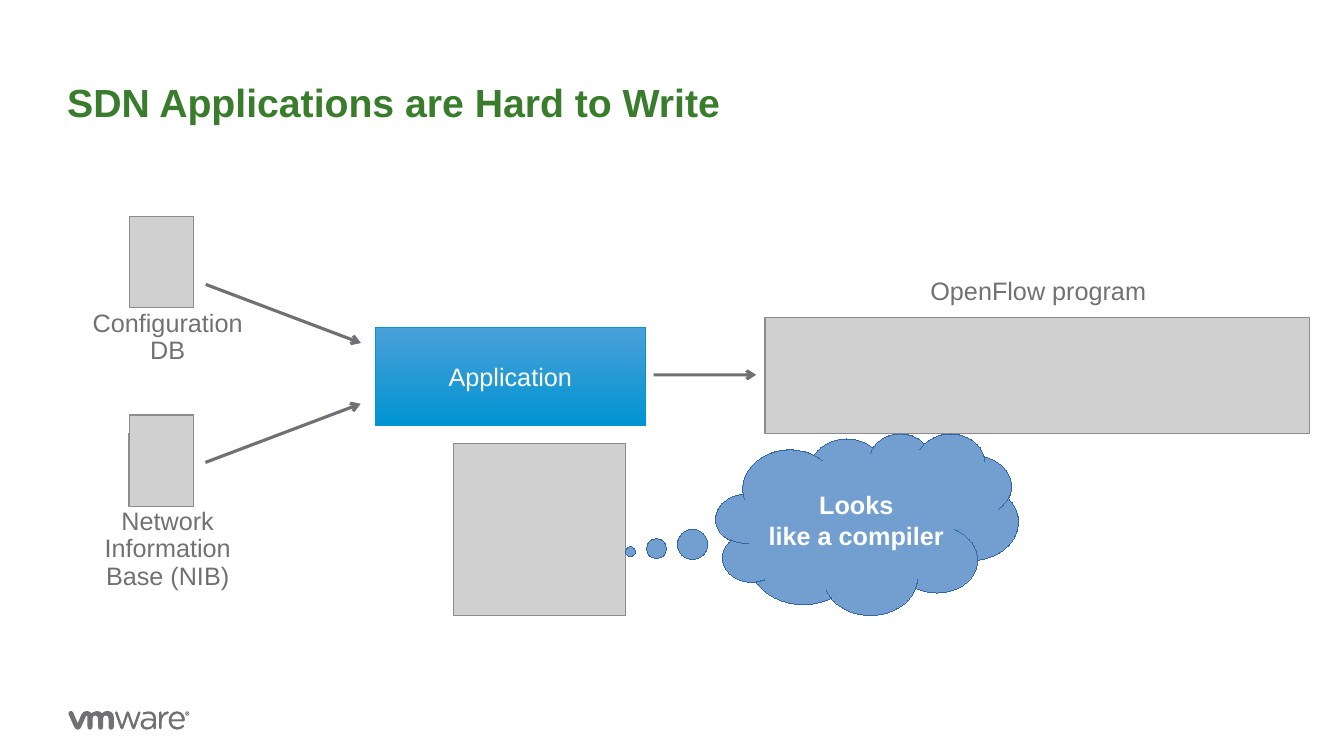
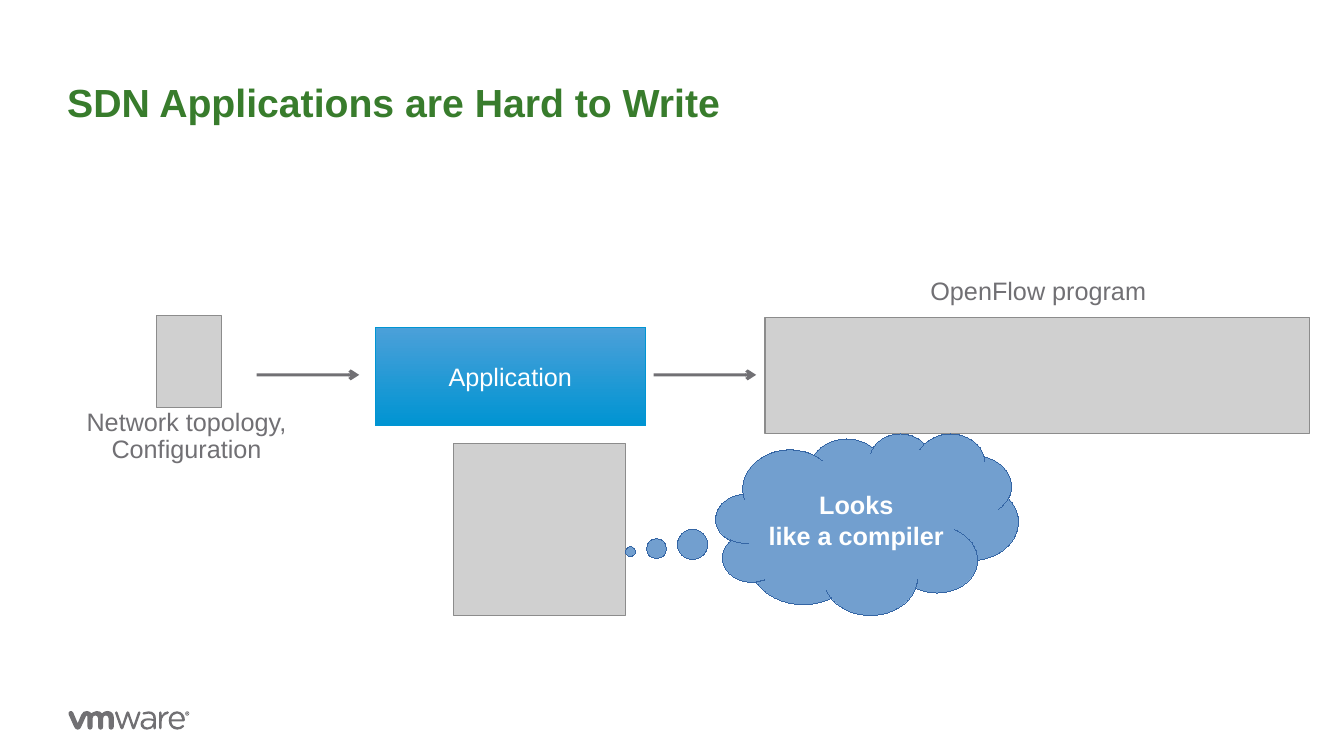
Before and after one commit to ryzhyk/cocoon, a slide deck: slide 4 of doc/wnv17/cocoon.odp. Drawn at 1344x756 pixels with LibreOffice and Linux fonts; fonts in the diff are those of the drawing; grey boxes stand for pictures; background and template pictures are left out. Boxes give left, top, right and bottom in pixels: in the first picture for what was removed or moved away, otherwise in the second. Text is boxed around its words. In the diff, an @@ line names an element or a change of style, - is before the commit and + after.

Commit message:
updated slides for VRG presentation

```diff
--- a/doc/wnv17/cocoon.odp
+++ b/doc/wnv17/cocoon.odp
@@ arrow removed from (206, 284) to (361, 343) @@
@@ text removed at [93,314,243,359] @@
-Configuration
-DB
@@ picture: place and size @@
-picture at [129,217,194,309]
+picture at [157,316,222,407]
@@ arrow moved from (206, 463) - (361, 404) to (257, 375) - (359, 375) @@
@@ text added at [87,413,286,463], 18 pt, text #717074 @@
+Network topology,
+Configuration
@@ picture removed at [129,415,194,507] @@
@@ picture removed at [129,434,180,506] @@
@@ text removed at [105,512,231,590] @@
-Network Information Base (NIB)
```
Also in this commit, not shown: 5 other slides changed, 1 slide removed.
